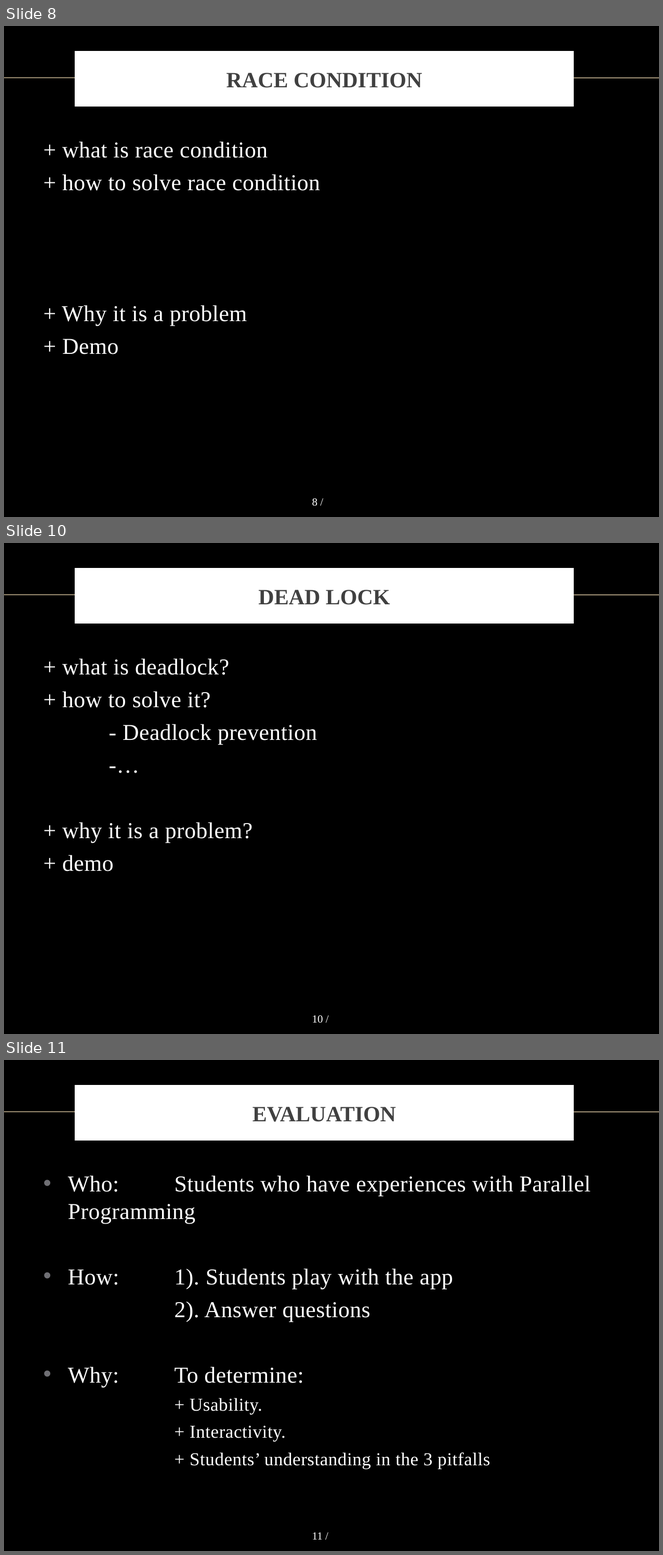
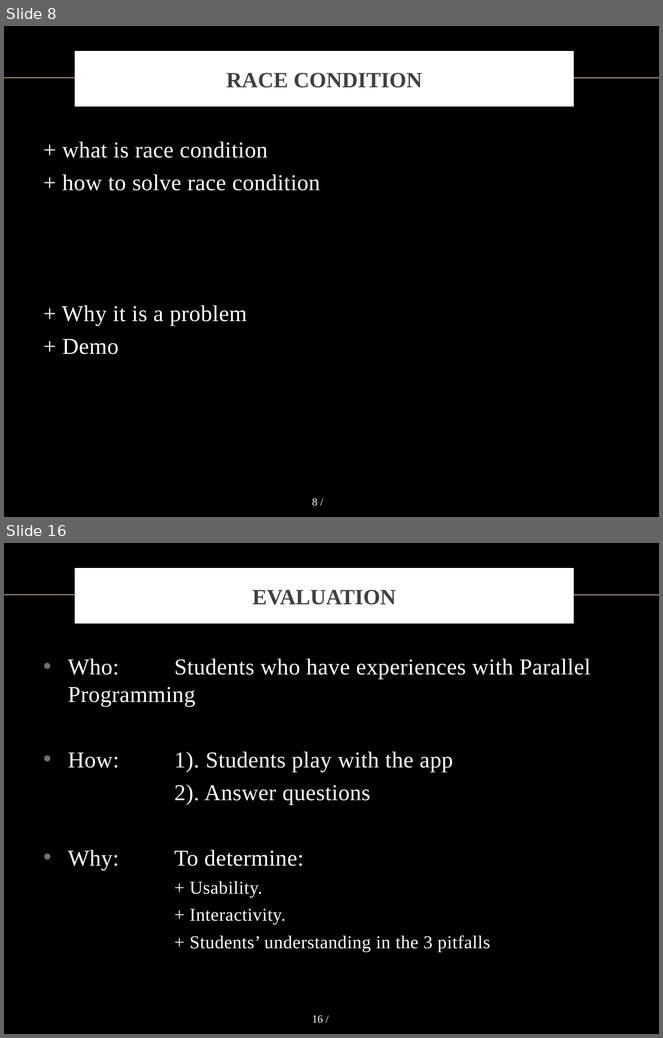
Before and after one commit to vong-srey/Paravantage, a slide deck: Presentation.pptx. Shown one above the other, each under a label of ours: slides 8, 10 and 11 before the commit, slides 8 and 16 after it; the slides between them are not shown. The pictures are 663x1555 and 663x1038 pixels, drawn with LibreOffice and Linux fonts; fonts in the diff are those of the drawing; background and template pictures are left out. Boxes give left, top, right and bottom in pixels: in the first picture for what was removed or moved away, otherwise in the second. Text is boxed around its words. In the diff, an @@ line names an element or a change of style, - is before the commit and + after.

```diff
--- a/Presentation.pptx
+++ b/Presentation.pptx
@@ slide 10 removed at (4,543,659,1034), background picture (left out); not listed: 2 template elements that a slide beside it also shows @@
@@ title removed at (77,571,571,622) @@
-DEAD LOCK
@@ text removed at (62,658,317,872) @@
-+ what is deadlock?
-+ how to solve it?
-- Deadlock prevention
--…
-+ why it is a problem?
-+ demo
@@ what was slide 11 is now slide 16 @@
@@ page number at (312,1016,323,1023): text changed @@
-11 /
+16 /
```
Also in this commit, not shown: 4 slides changed, 2 slides added, 3 other slides removed.
